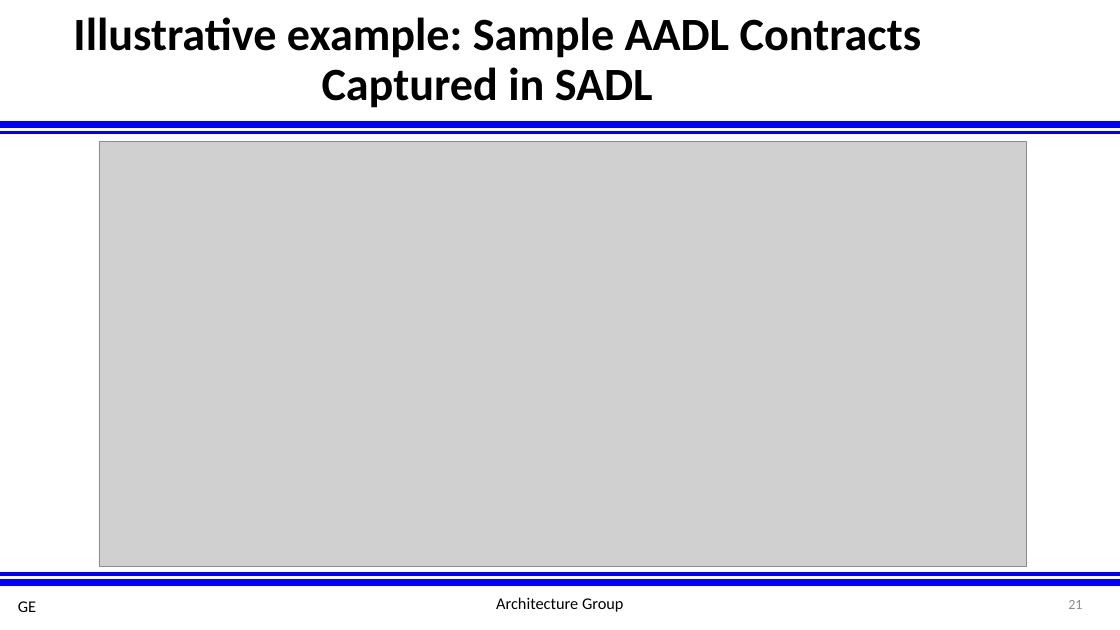
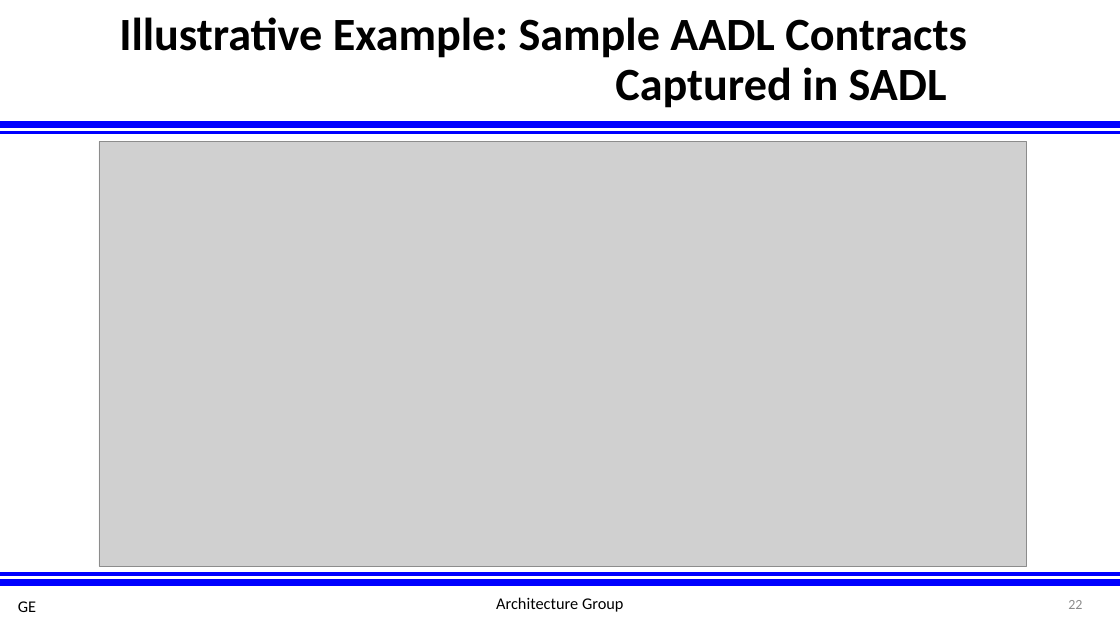
Before and after one commit to afrl-rq/OpenUxAS-SoI, a slide deck: slide 22 of presentations/S5_SoI_Architecture_Group.pptx (slide 21 before the commit). Drawn at 1120x630 pixels with LibreOffice and Linux fonts; fonts in the diff are those of the drawing; grey boxes stand for pictures; background and template pictures are left out. Boxes give left, top, right and bottom in pixels: in the first picture for what was removed or moved away, otherwise in the second. Text is boxed around its words. In the diff, an @@ line names an element or a change of style, - is before the commit and + after.

```diff
--- a/presentations/S5_SoI_Architecture_Group.pptx
+++ b/presentations/S5_SoI_Architecture_Group.pptx
@@ title at [119, 17, 967, 108]: text changed @@
-Illustrative example: Sample AADL Contracts Captured in SADL
+Illustrative Example: Sample AADL Contracts Captured in SADL
@@ page number at [1068, 600, 1082, 609]: text changed @@
-21
+22
```
Also in this commit, not shown: 5 other slides changed, 1 slide added, 1 slide removed.
